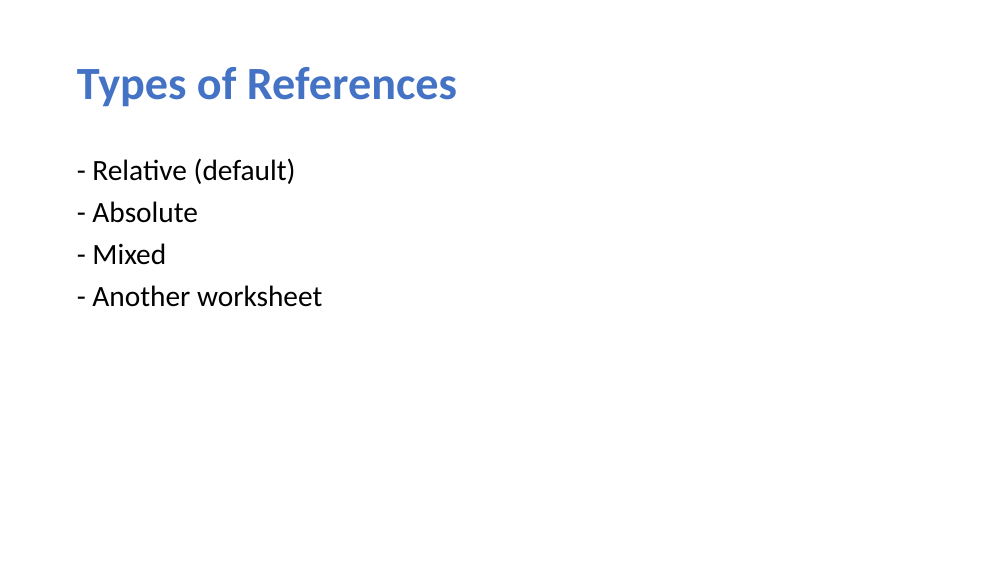
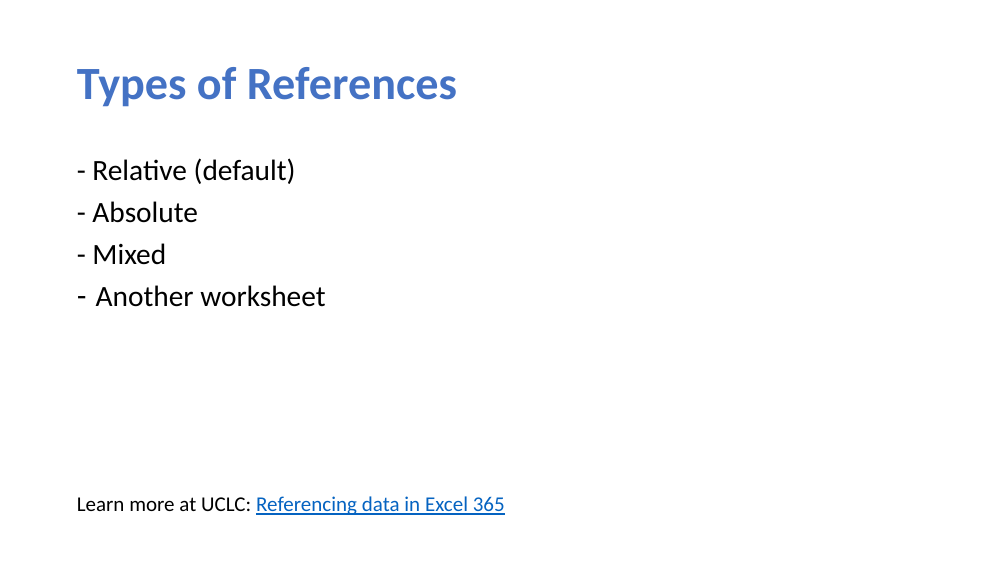
Before and after one commit to mtruongg/2022-workshop-excel, a slide deck: slide 6 of Week-02/Week-02_IntroToFormulasAndFunctions.pptx. Drawn at 1008x567 pixels with LibreOffice and Linux fonts; fonts in the diff are those of the drawing. Boxes give left, top, right and bottom in pixels: in the first picture for what was removed or moved away, otherwise in the second. Text is boxed around its words. In the diff, an @@ line names an element or a change of style, - is before the commit and + after.

Commit message:
Added Week 2 recap, minor update to Week 2 PPT, updates to main page

```diff
--- a/Week-02/Week-02_IntroToFormulasAndFunctions.pptx
+++ b/Week-02/Week-02_IntroToFormulasAndFunctions.pptx
@@ text at (96, 285, 325, 307): text changed @@
-- Another worksheet
+– Another worksheet
@@ text added at (77, 496, 505, 515), 20 pt, text #0563C1, underline @@
+Learn more at UCLC: Referencing data in Excel 365
```
Also in this commit, not shown: 2 other files.
